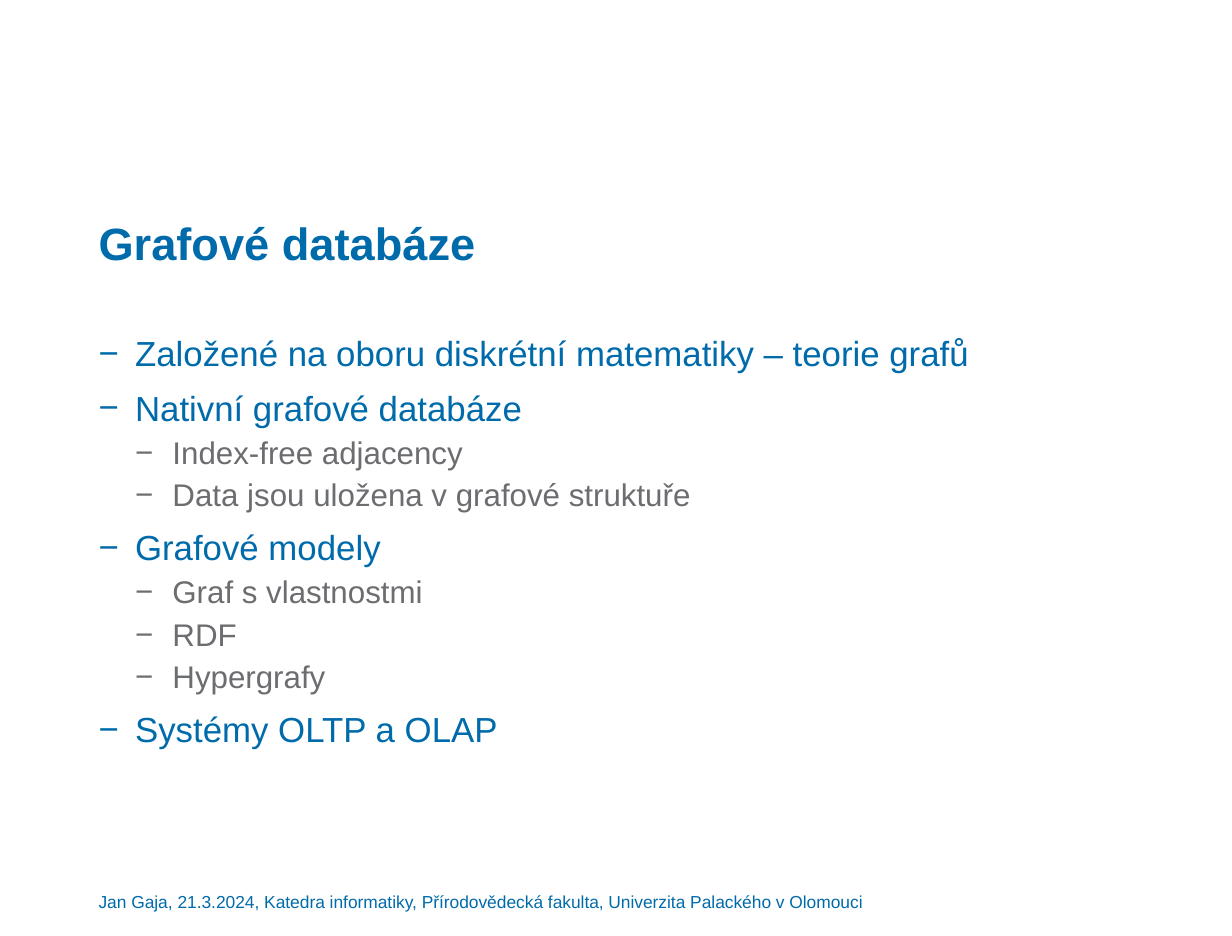
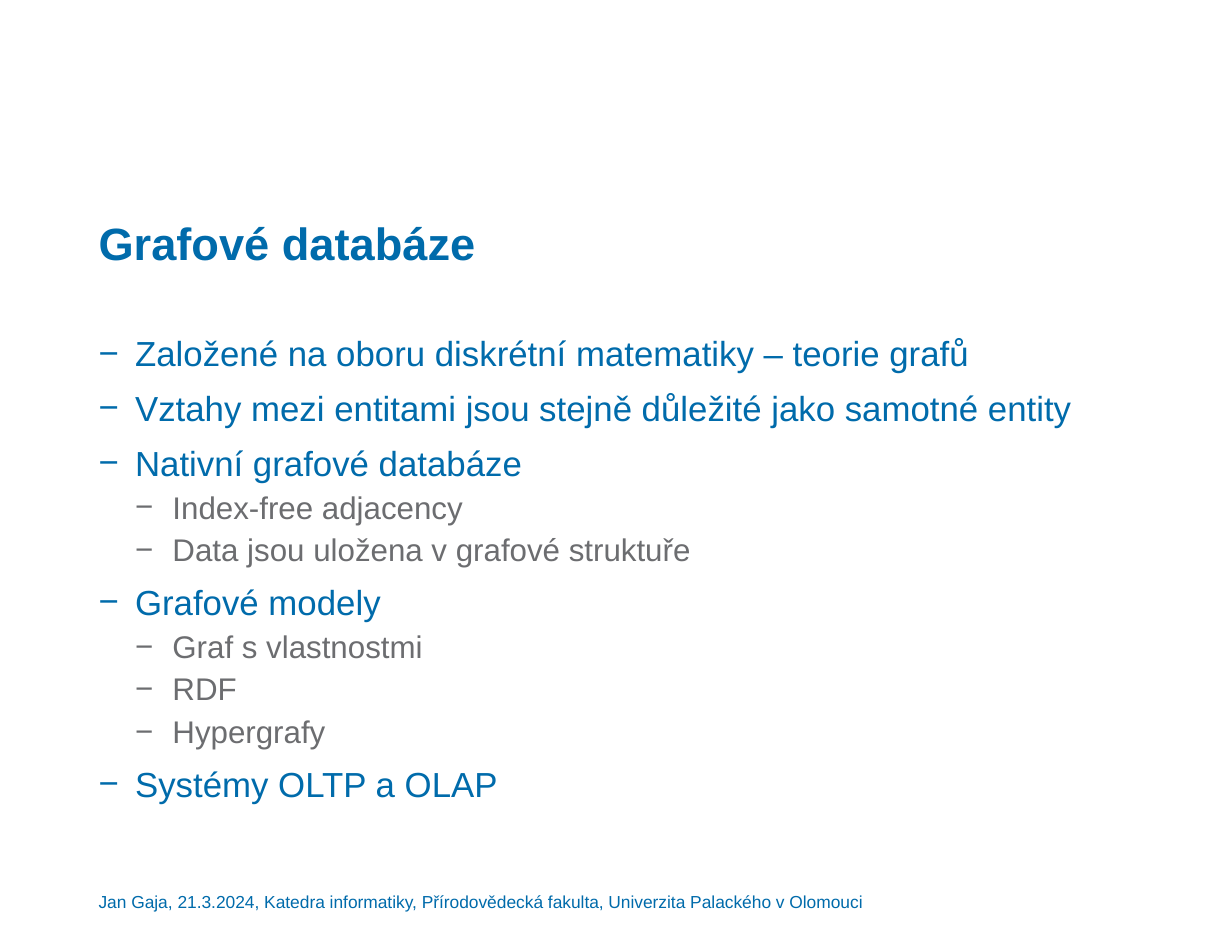
Before and after one commit to gajajan/graph_databases, a slide deck: slide 2 of Grafové databáze – přehled a srovnání.pptx. Drawn at 1232x936 pixels with LibreOffice and Linux fonts; fonts in the diff are those of the drawing; background and template pictures are left out. Boxes give left, top, right and bottom in pixels: in the first picture for what was removed or moved away, otherwise in the second. Text is boxed around its words. In the diff, an @@ line names an element or a change of style, - is before the commit and + after.

```diff
--- a/Grafové databáze – přehled a srovnání.pptx
+++ b/Grafové databáze – přehled a srovnání.pptx
@@ text at box(135, 393, 1071, 428): paragraph added @@
+− Vztahy mezi entitami jsou stejně důležité jako samotné entity
```
Also in this commit, not shown: 4 other slides changed, 4 slides added, 15 other files.
